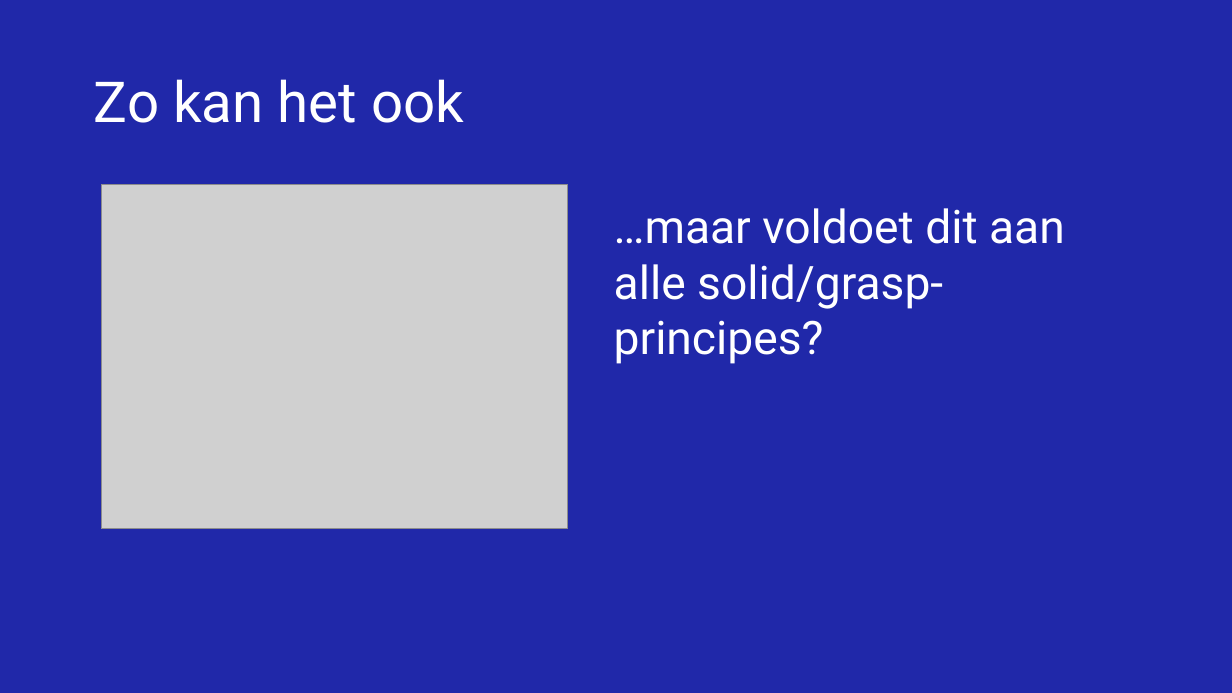
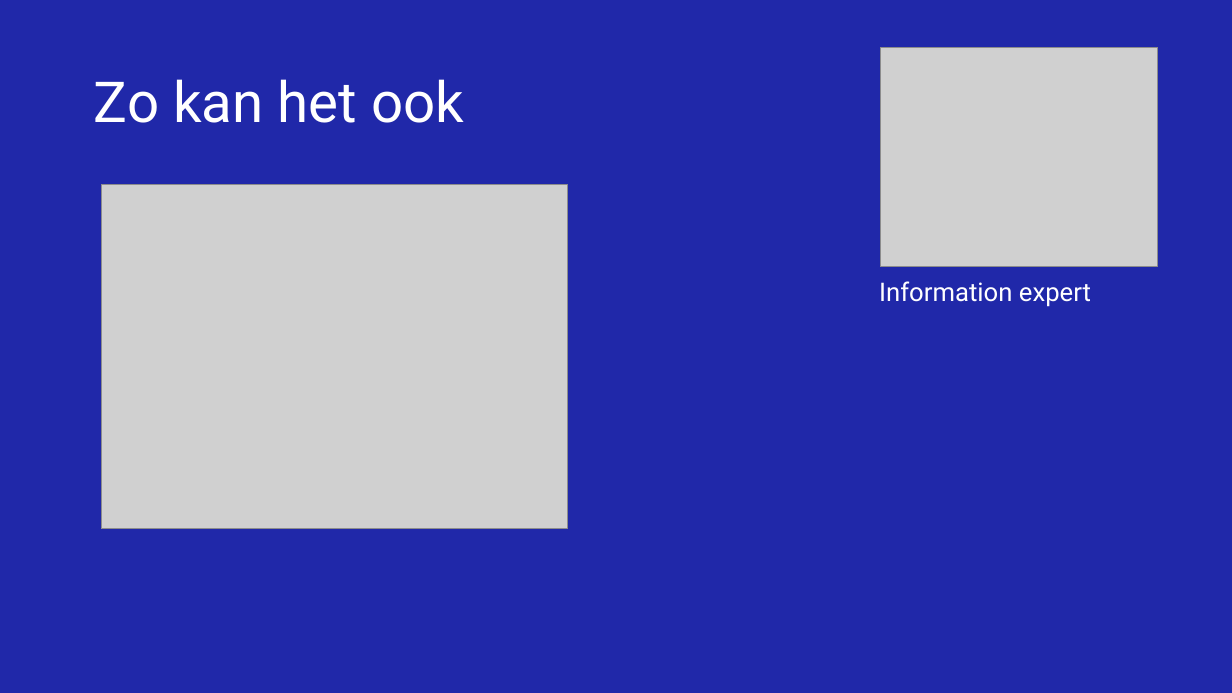
Before and after one commit to NickDekker/SOLID-GRASP, a slide deck: slide 41 of Presentatie/SOLID-Grasp-training.pptx. Drawn at 1232x693 pixels with LibreOffice and Linux fonts; fonts in the diff are those of the drawing; grey boxes stand for pictures; background and template pictures are left out. Boxes give left, top, right and bottom in pixels: in the first picture for what was removed or moved away, otherwise in the second. Text is boxed around its words. In the diff, an @@ line names an element or a change of style, - is before the commit and + after.

```diff
--- a/Presentatie/SOLID-Grasp-training.pptx
+++ b/Presentatie/SOLID-Grasp-training.pptx
@@ picture added at (881,47,1158,267) @@
@@ text removed at (614,208,1065,364) @@
-…maar voldoet dit aan alle solid/grasp-principes?
@@ text added at (879,281,1091,307), 20 pt, text #FFFFFF @@
+Information expert
```
Also in this commit, not shown: 9 other slides changed, 3 slides added, 2 slides removed.
